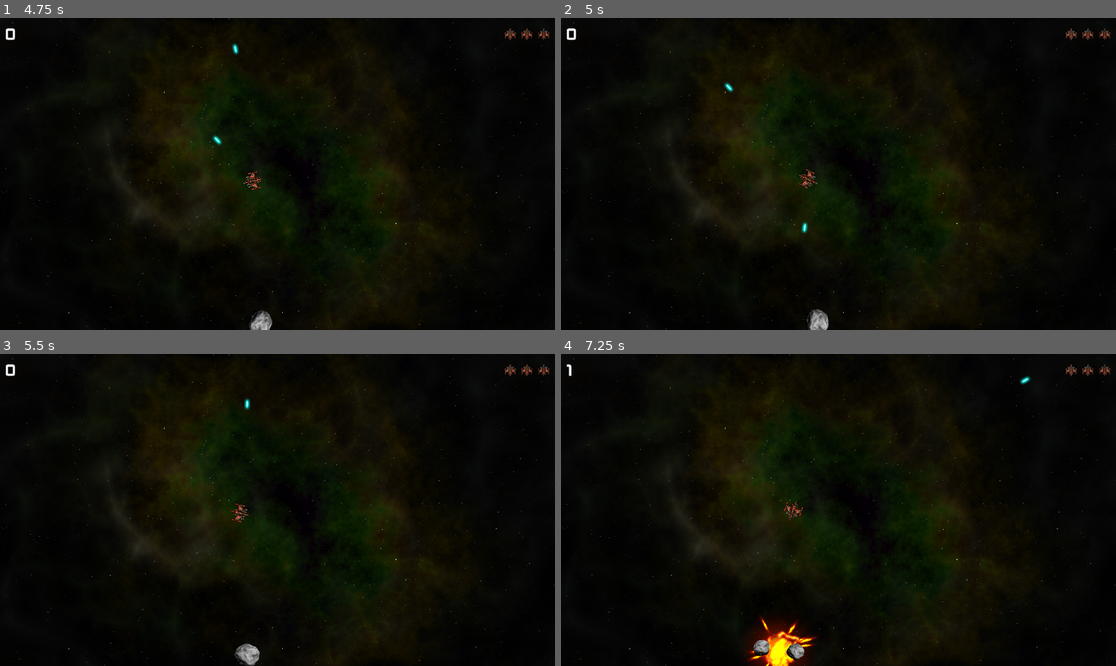
Above: before the commit, frames 1-4 (two rows, left to right).
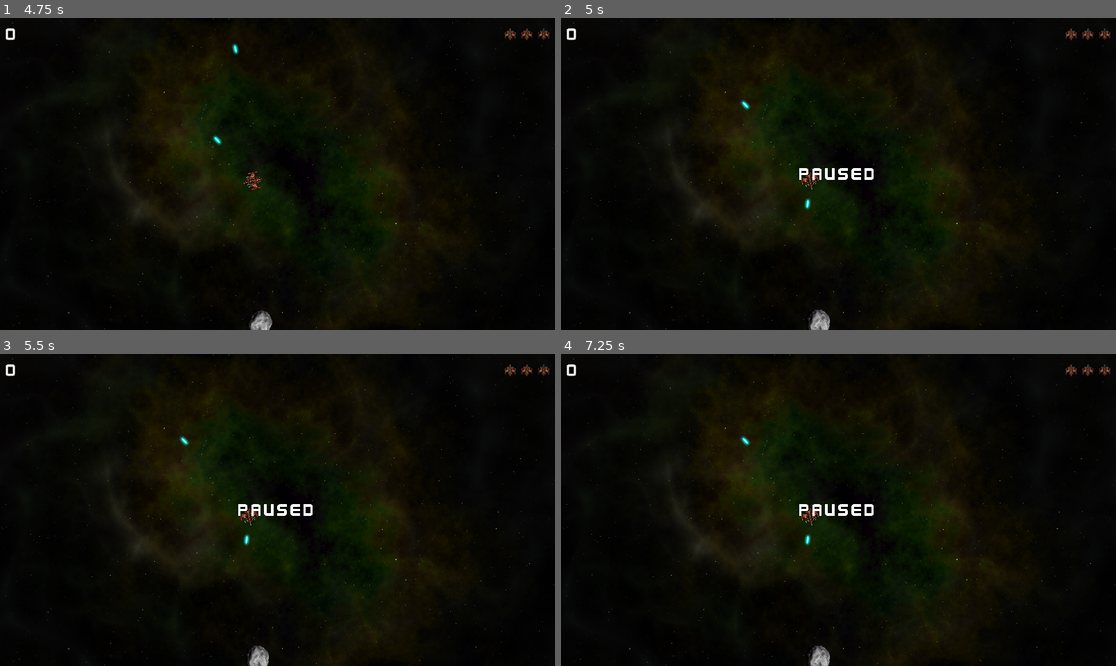
Above: after the commit, the same moments.

Repository: nadiryuceer/space_rocks
Game: Godot game, scene res://main.tscn
The game is run twice, just before and just after one commit, with the same random seed, the same clock (stepped at 60 frames per second) and the same inputs.
Inputs (mouse positions are in pixels of both pictures, inside the frame that each line leads up to):
- Up to frame 1 (4.75 s): click (277, 198) at 0.5 s; tap Enter at 1.25 s; hold D (rotate_right) 1.28-2.03 s; hold Space (shoot) 1.28-2.03 s; hold A (rotate_left) 2.03-2.78 s; tap Space (shoot) at 2.1, 3.6 s; hold D (rotate_right) 2.78-3.53 s; hold Space (shoot) 2.78-3.53 s; hold W (thrust) 3.53-4.28 s; hold A (rotate_left) from 4.28 s (still down); hold Space (shoot) from 4.28 s (still down)
- Up to frame 2 (5 s): keep holding A (rotate_left); keep holding Space (shoot); tap Escape (pause, bound only after the commit) at 4.9 s
- Up to frame 3 (5.5 s): keep holding A (rotate_left); release Space (shoot) at 5.03 s; tap Space (shoot) at 5.1 s
- Up to frame 4 (7.25 s): hold Space (shoot) 5.78-6.53 s; release A (rotate_left) at 6.53 s; hold D (rotate_right) from 6.53 s (still down); tap Space (shoot) at 6.6 s

Frame 1 is identical in both runs. In frame 2, 0.6% of the frame differs, in the area x 29-57%, y 20-100%; in frame 3, 0.8%; in frame 4, 2.1%, in the area x 1-85%, y 3-100%.

Commit message:
add pause functionality

Diff:
--- a/main.gd
+++ b/main.gd
@@ -67,3 +67,17 @@
 func game_over():
 	playing = false
 	$HUD.game_over()
+
+
+func _input(event):
+	if event.is_action_pressed("pause"):
+		if not playing:
+			return
+		get_tree().paused = not get_tree().paused
+		var message = $HUD/VBoxContainer/Message
+		if get_tree().paused:
+			message.text = "Paused"
+			message.show()
+		else:
+			message.text = ""
+			message.hide()
--- a/main.tscn
+++ b/main.tscn
@@ -13,6 +13,7 @@
 point_count = 5
 
 [node name="Main" type="Node"]
+process_mode = 3
 script = ExtResource("1_uer58")
 rock_scene = ExtResource("2_frtj5")
 
--- a/player/player.tscn
+++ b/player/player.tscn
@@ -9,6 +9,7 @@
 radius = 32.0
 
 [node name="Player" type="RigidBody2D"]
+process_mode = 1
 contact_monitor = true
 max_contacts_reported = 1
 linear_damp = 1.0
--- a/project.godot
+++ b/project.godot
@@ -45,6 +45,11 @@
 "events": [Object(InputEventKey,"resource_local_to_scene":false,"resource_name":"","device":-1,"window_id":0,"alt_press …(191 unchanged characters)…
 ]
 }
+pause={
+"deadzone": 0.5,
+"events": [Object(InputEventKey,"resource_local_to_scene":false,"resource_name":"","device":-1,"window_id":0,"alt_pressed":false,"shift_pressed":false,"ctrl_pressed":false,"meta_pressed":false,"pressed":false,"keycode":0,"physical_keycode":4194305,"key_label":0,"unicode":0,"location":0,"echo":false,"script":null)
+]
+}
 
 [physics]
 
--- a/rock/rock.tscn
+++ b/rock/rock.tscn
@@ -8,6 +8,7 @@
 bounce = 1.0
 
 [node name="Rock" type="RigidBody2D" groups=["rocks"]]
+process_mode = 1
 physics_material_override = SubResource("PhysicsMaterial_abokc")
 linear_damp_mode = 1
 angular_damp_mode = 1
